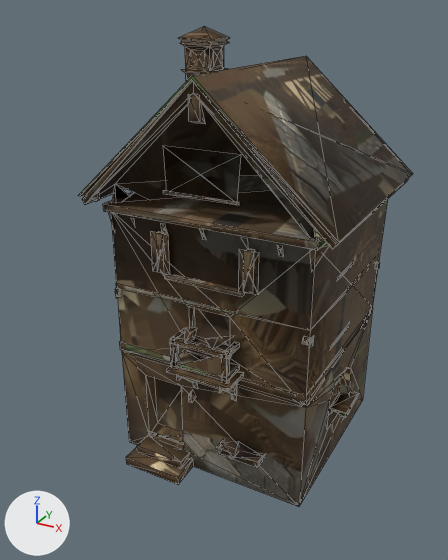
Renders of the glTF model assets/props/building-cottage-03/building-cottage-03.glb from each side of a commit.
Camera for both pictures: a 50 mm lens placed at (0.589, -1.2, 0.517), pointed at (-0.043, -0.051, -0.057). Arrows for +X, +Y and +Z are at lower left; the lights stay in place. The picture after the commit comes second. Mesh edges are drawn as thin lines. Vertices at exactly the same position are counted once.

Script lines for the objects in view, before the commit:
```python
me_mesh_0 = bpy.data.meshes.new('Mesh_0')
me_mesh_0.from_pydata(...)  # 669 vertices, 1013 faces; spans x -0.285..0.284, y -0.28..0.279, z -0.478..0.477
me_mesh_0.materials.append(mat_material_0)  # picture img_image_0
ob_mesh_0 = bpy.data.objects.new('Mesh_0', me_mesh_0)
ob_mesh_0.location = (0.0, 0.0, 0.0)
```
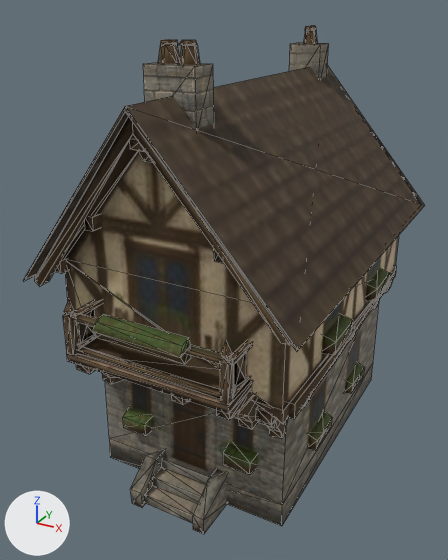
Where the change shows, as pixel boxes (x1, y1, x2, y2) in the pictures (448 x 560 px):
'Mesh_0', reshaped, moved (20% wider): before (78, 26, 413, 507); after (23, 26, 424, 534)
part 1 of me_mesh_0, rebuilt (20% wider): before (78, 56, 413, 507); after (23, 65, 424, 526)
part 2 of me_mesh_0, deleted: before (92, 26, 380, 485)
part 3 of me_mesh_0, built on: before (116, 283, 370, 405); after (55, 26, 393, 534)

Edits to the bpy script that builds the scene:
```text
Change me_mesh_0:
    used by ob_mesh_0; location = (0.0, 0.0, 0.0)
    remove me_mesh_0.from_pydata(...)  # 669 vertices, 1013 faces; spans x -0.285..0.284, y -0.28..0.279, z -0.478..0.477
    add me_mesh_0.from_pydata(...)  # 672 vertices, 1085 faces; spans x -0.45..0.447, y -0.286..0.29, z -0.477..0.476
    me_mesh_0 part 1: the loose piece of 88 vertices spanning x -0.285..0.284, y -0.246..0.279, z -0.478..0.411 is rebuilt with 76 vertices and now spans x -0.45..0.422, y -0.286..0.29, z -0.477..0.382
    me_mesh_0 part 2: 72 loose pieces with 546 vertices, spanning x -0.26..0.258, y -0.28..0.273, z -0.476..0.477, are deleted
    me_mesh_0 part 3: 35 vertices removed from x -0.23..0.23, y -0.273..0.244, z -0.209..-0.042; 596 vertices added at x -0.438..0.447, y -0.28..0.268, z -0.477..0.476
Change ob_mesh_0:
    add ob_mesh_0.parent = ob_turn
Add ob_turn:
    ob_turn = bpy.data.objects.new('turn', None)
    ob_turn.location = (0.0, 0.0, 0.0)
    ob_turn.rotation_euler = (0.0, 0.0, -1.571)  # degrees (0, 0, -90)
```
